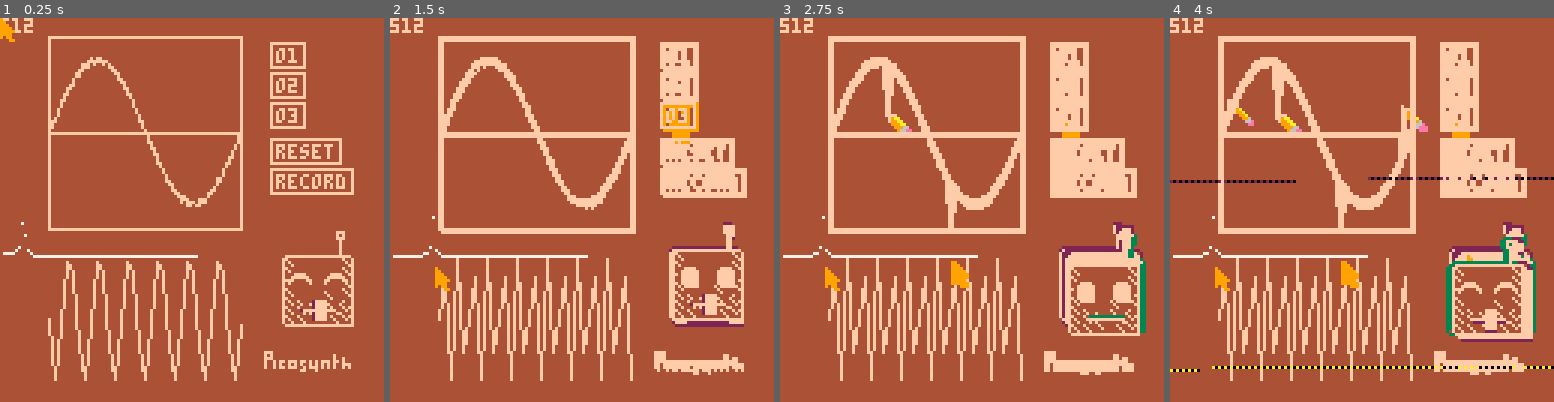
Above: before the commit, frames 1-4 (left to right).
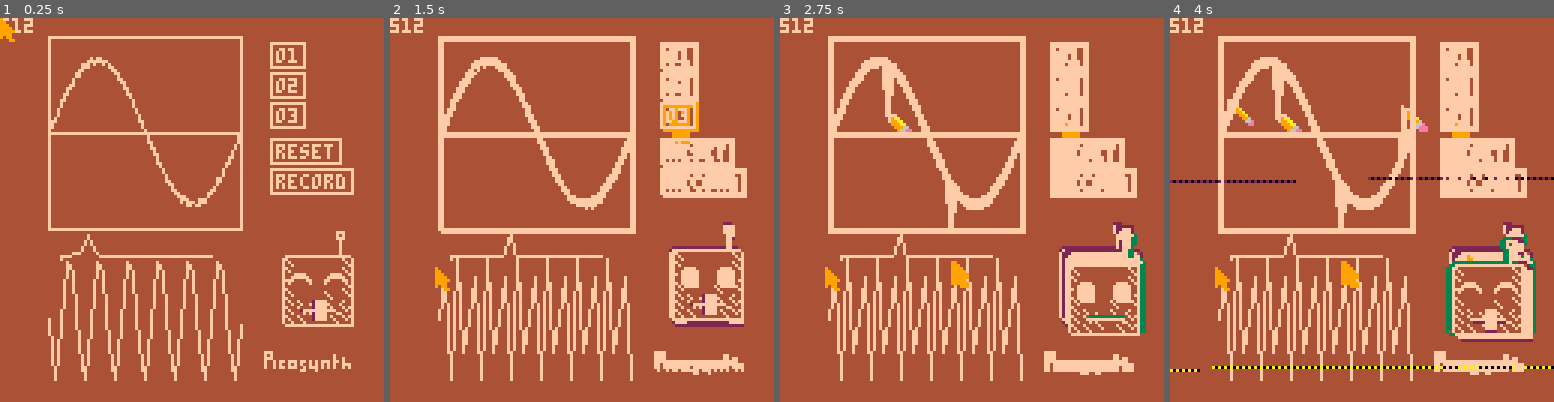
Above: after the commit, the same moments.

Repository: danslocombe/pico8-synth
Game: PICO-8 cartridge synth.p8
The game is run twice, just before and just after one commit, with the same random seed, the same clock (stepped at 60 frames per second) and the same inputs.
Inputs (mouse positions are in pixels of both pictures, inside the frame that each line leads up to):
- Up to frame 1 (0.25 s): no input
- Up to frame 2 (1.5 s): click (670, 121) at 0.67 s; click (436, 267) at 1.22 s
- Up to frame 3 (2.75 s): click (887, 114) at 1.77 s; click (952, 259) at 2.32 s
- Up to frame 4 (4 s): click (1404, 106) at 2.87 s; click (1465, 256) at 3.42 s; click (1231, 102) at 3.97 s

The runs differ from the first frame. In frame 1, 0.5% of the frame differs, in the area x 0-56%, y 53-64%; in frame 2, 0.5%; in frame 3, 0.5%; in frame 4, 0.5%.

Commit message:
fft display

Diff:
--- a/synth.p8
+++ b/synth.p8
@@ -322,6 +322,11 @@
     end
 end
 
+fft_display_x = 20
+fft_display_y = 80
+fft_display_height = 50
+fft_display_width = 50
+
 function calculate_draw_fft(samples)
     local buffer_size = 512
     local buffer = {}
@@ -329,11 +334,14 @@
         add(buffer, {real = samples[i], imag = 0})
     end
     local result = fft(buffer, false)
-    for i=1,(#result/4)+1 do
-      local c = result[i]
+    line(fft_display_x, fft_display_y, fft_display_x, fft_display_y, foreground_col)
+    local to_draw = #result / 8
+    for i=0,to_draw do
+        local c = result[i + 1]
         local val = complex_abs(c) / buffer_size
         --print(val)
-        pset(i, 80 - 80 * val, 7)
+        --pset(i, 80 - 80 * val, 7)
+        line(fft_display_x + (i / to_draw) * fft_display_width, fft_display_y - val * fft_display_height, foreground_col)
     end
 end
 
